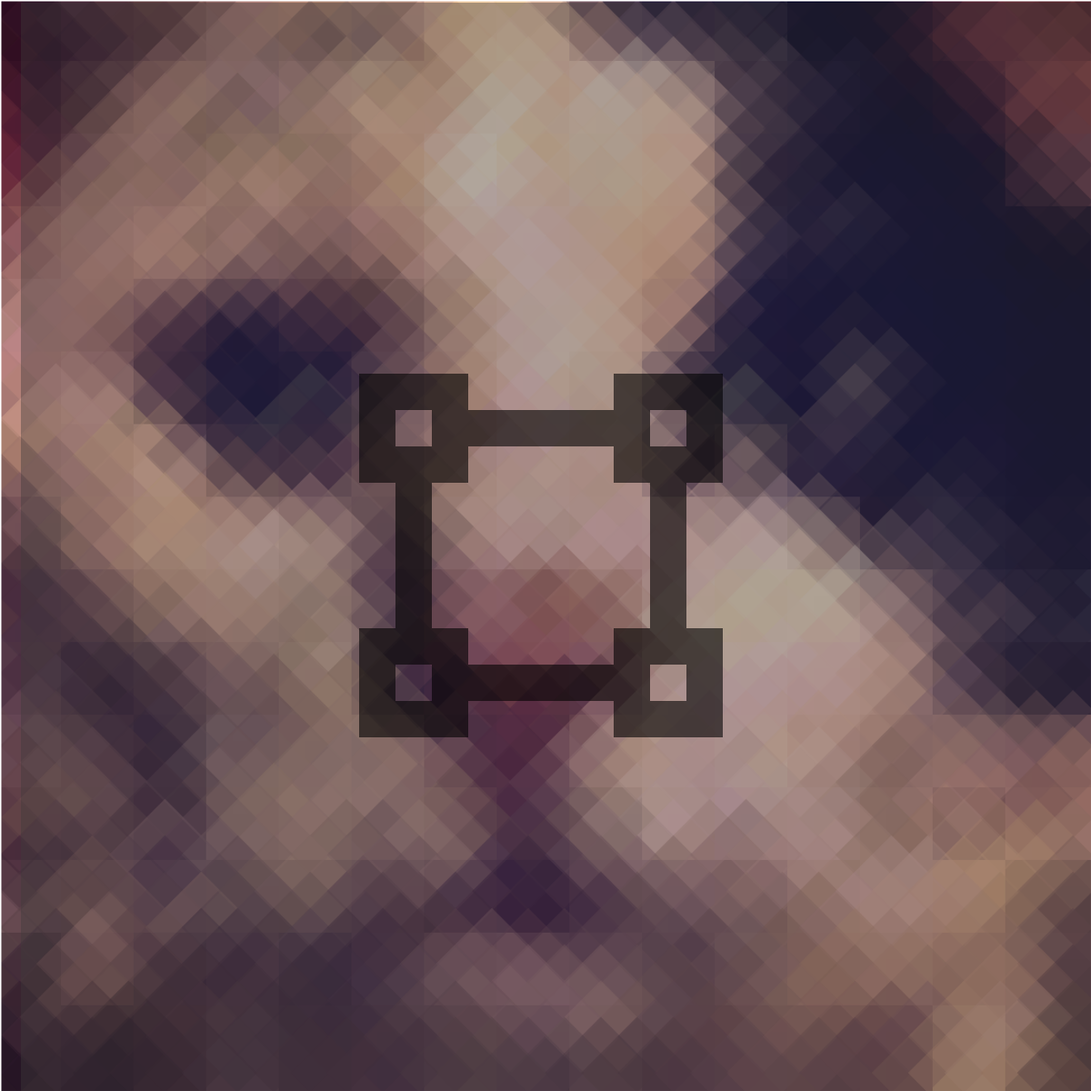
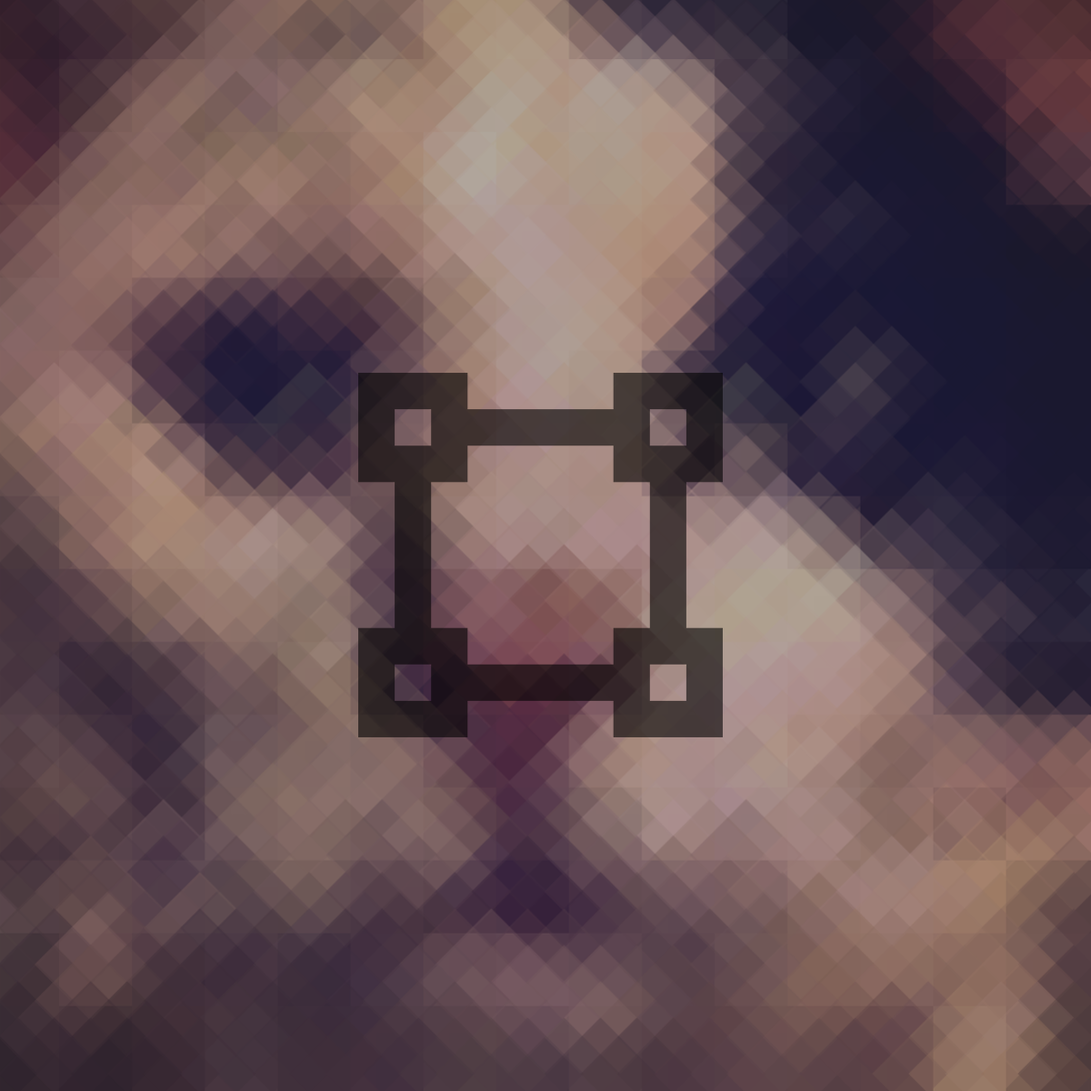
Before/after of a 1091px x 1091px layered artwork. What changed in the layer stack:
painted on "square" over [358, 372, 724, 738]
painted on "underlay" over [0, 0, 1091, 1091]
painted on "Pasted Layer" over [0, 0, 1091, 1091]
